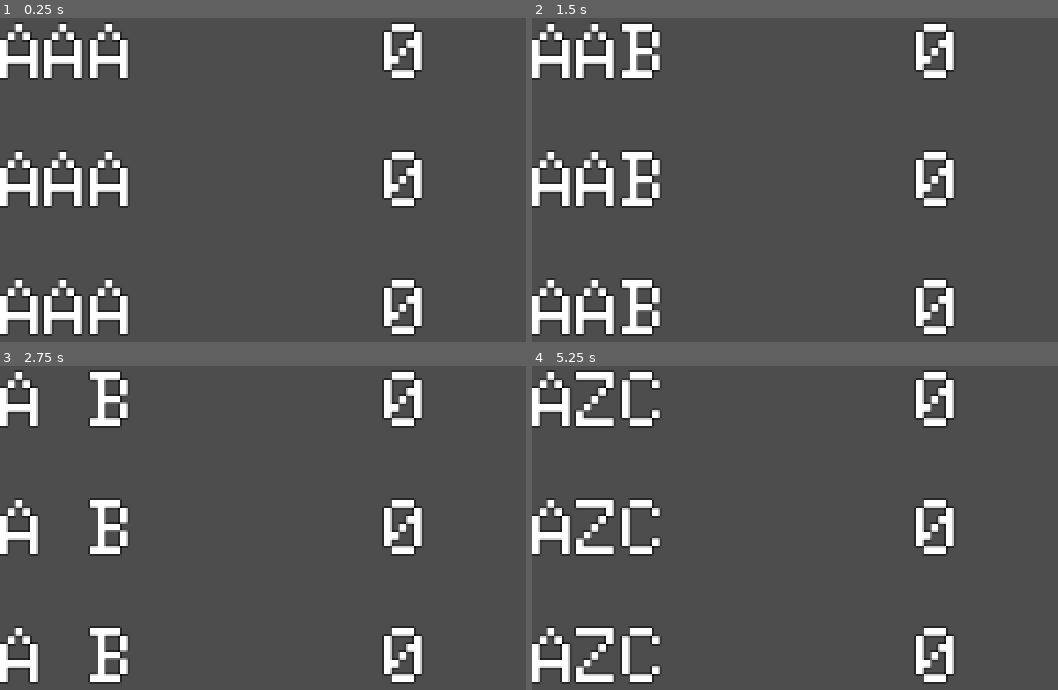
Above: before the commit, frames 1-4 (two rows, left to right).
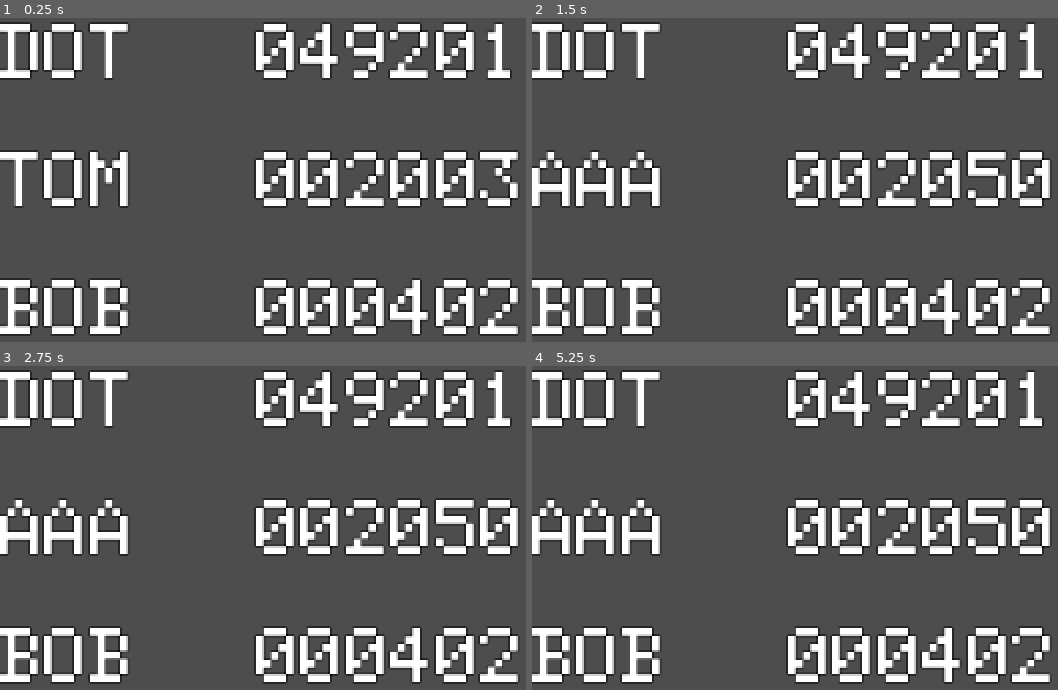
Above: after the commit, the same moments.

Repository: eagle-eye-scouter/GGJ_BubbleBlowing
Game: Godot game, scene res://scenes/scoreboard.tscn
Same seed, same stepped clock (60 frames per second), same inputs: the game is played once before the commit and once after it. This scene is started directly instead of the project's main scene.
Inputs:
- Up to frame 1 (0.25 s): no input
- Up to frame 2 (1.5 s): tap Enter (ui_accept) at 0.5 s; hold Right (ui_right) 0.53-1.28 s; hold Enter (ui_accept) 0.53-1.28 s; hold Down (ui_down) from 1.28 s (still down); tap Space (player_breath) at 1.35 s
- Up to frame 3 (2.75 s): tap Enter (ui_accept) at 1.52, 1.55, 1.82, 2 s; release Down (ui_down) at 2.03 s; hold Right (ui_right) from 2.03 s (still down); hold Enter (ui_accept) from 2.03 s (still down)
- Up to frame 4 (5.25 s): release Right (ui_right) at 2.78 s; release Enter (ui_accept) at 2.78 s; hold Up (ui_up) 2.78-3.53 s; tap Space (player_breath) at 2.85, 4.35 s; tap Enter (ui_accept) at 3.02, 3.05, 3.32, 3.5, 4.52, 4.55, 4.82 s; hold Enter (ui_accept) 3.53-4.28 s; hold Left (ui_left) 3.53-5.03 s; hold Down (ui_down) from 5.03 s (still down); hold Enter (ui_accept) from 5.03 s (still down)

The runs differ from the first frame. In frame 1, 22% of the frame differs, in the area x 0-99%, y 1-99%; in frame 2, 19%; in frame 3, 20%; in frame 4, 21%.

Commit message:
Scoreboard functionality; can add scores

Diff:
--- a/project.godot
+++ b/project.godot
@@ -24,10 +24,6 @@
 [dotnet]
 
 project/assembly_name="BubbleBlower"
-
-[global_group]
-
-GumBubble="The bubble that the player chews"
 
 [input]
 
@@ -70,12 +66,6 @@
 ]
 }
 
-[layer_names]
-
-2d_physics/layer_1="Solid"
-2d_physics/layer_2="Pop"
-2d_physics/layer_3="Bubble"
-
 [rendering]
 
 textures/canvas_textures/default_texture_filter=0
--- a/scenes/score_entry.tscn
+++ b/scenes/score_entry.tscn
@@ -5,24 +5,20 @@
 
 [node name="Score Entry" type="Node2D"]
 script = ExtResource("1_wyc6y")
+p_name = "TOM"
+p_score = 1000
 
 [node name="Name" type="Label" parent="."]
 offset_right = 40.0
 offset_bottom = 23.0
-text = "NAME"
+text = "AAA"
 label_settings = ExtResource("2_1ht85")
 metadata/_edit_use_anchors_ = true
 
 [node name="Score" type="Label" parent="."]
-offset_left = 192.0
-offset_right = 327.0
+offset_left = 128.0
+offset_right = 263.0
 offset_bottom = 35.0
-text = "SCORE"
+text = "000200"
 label_settings = ExtResource("2_1ht85")
 metadata/_edit_use_anchors_ = true
-
-[node name="Timer" type="Timer" parent="."]
-wait_time = 0.75
-autostart = true
-
-[connection signal="timeout" from="Timer" to="." method="_on_timer_timeout"]
--- a/scenes/scoreboard.tscn
+++ b/scenes/scoreboard.tscn
@@ -1,6 +1,7 @@
-[gd_scene load_steps=2 format=3 uid="uid://bi1iy3b1bjabh"]
+[gd_scene load_steps=3 format=3 uid="uid://m24coaqulwcp"]
 
 [ext_resource type="PackedScene" uid="uid://yeplf5s6wa2n" path="res://scenes/score_entry.tscn" id="1_6sl18"]
+[ext_resource type="Script" path="res://scripts/scoreboard.gd" id="1_lrco3"]
 
 [node name="Scoreboard" type="Control"]
 layout_mode = 3
@@ -9,11 +10,22 @@
 anchor_bottom = 1.0
 grow_horizontal = 2
 grow_vertical = 2
+script = ExtResource("1_lrco3")
 
 [node name="Score Entry" parent="." instance=ExtResource("1_6sl18")]
+p_name = "DOT"
+p_score = 49201
 
 [node name="Score Entry2" parent="." instance=ExtResource("1_6sl18")]
 position = Vector2(0, 64)
+p_score = 2003
 
 [node name="Score Entry3" parent="." instance=ExtResource("1_6sl18")]
 position = Vector2(0, 128)
+p_name = "BOB"
+p_score = 402
+
+[node name="Timer" type="Timer" parent="."]
+wait_time = 0.75
+
+[connection signal="timeout" from="Timer" to="." method="_on_timer_timeout"]
--- a/scripts/score_entry.gd
+++ b/scripts/score_entry.gd
@@ -1,85 +1,30 @@
 extends Node2D
 
-# Components used to make a score entry
-const ALPHABET = "ABCDEFGHIJKLMNOPQRSTUVWXYZ"
-const NAME_LENGTH = 3
+# Internal values
+@export var p_name: String = "AAA"
+@export var p_score: int = 0
 
 # Components being displayed
-@export var p_name: Label
-@export var p_score: Label
+var disp_name: Label
+var disp_score: Label
 
-# Current position in the name being edited
-var name_pos = 0
-# Current letter in the alphabet being selected
-var alphabet_pos = 0
+func _ready() -> void:
+	disp_name = $Name
+	disp_score = $Score
+	update_display()
 
-# Selection flash
-var is_showing = true
-var flash_timer: Timer
+func get_p_name():
+	return p_name
 
-# Set the references to the labels and their default values
-func _ready():
-	p_name = $Name
-	p_score = $Score
-	flash_timer = $Timer
-	update_name("AAA")
-	update_score(000000)
+func get_p_score():
+	return p_score
 
-func _input(event: InputEvent):
-	if (event.is_action_pressed("ui_down")): # Next letter
-		change_letter(1)
-	elif (event.is_action_pressed("ui_up")): # Previous letter
-		change_letter(-1)
-	elif (event.is_action_pressed("ui_right")): # Next letter name
-		change_name(1)
-	elif (event.is_action_pressed("ui_left")): # Previous letter name
-		change_name(-1)
-	elif (event.is_action_pressed("ui_accept")): # Confirm pressed
-		if (name_pos != NAME_LENGTH-1): # Not selected last letter
-			change_name(1)
-		else: # Confirming last letter
-			flash_timer.stop()
-			toggle_letter(true)
+func update_name(new_name):
+	p_name = new_name
 
-# Calculates new alphabet index when selecting letters
-func change_letter(dir: int):
-	# Restore the current letter
-	toggle_letter(true)
-	# Reset flash timer
-	flash_timer.start()
-	# Switch selected letter to new letter
-	alphabet_pos = (alphabet_pos + dir) % ALPHABET.length()
-	p_name.text[name_pos] = ALPHABET[alphabet_pos]
+func update_score(new_score):
+	p_score = new_score
 
-# Calculates new letter index in the name
-func change_name(dir: int):
-	# Restore the current letter
-	toggle_letter(true)
-	# Reset flash timer
-	flash_timer.start()
-	# Switch selected letter to existing letter
-	name_pos = (name_pos + dir) % NAME_LENGTH
-	alphabet_pos = ALPHABET.find(p_name.text[name_pos])
-	# Flash to show that the letter is being selected
-	toggle_letter(false)
-
-# Update the display for the name
-func update_name(new_name: String):
-	p_name.text = new_name
-
-# Update the display for the score
-func update_score(new_score: int):
-	p_score.text = str(new_score)
-
-func _on_timer_timeout():
-	is_showing = !is_showing
-	toggle_letter(is_showing)
-
-func toggle_letter(show):
-	if (show):
-		p_name.text[name_pos] = ALPHABET[alphabet_pos]
-	else:
-		p_name.text[name_pos] = " "
-
-	# Toggle display status
-	is_showing = show
+func update_display():
+	disp_name.text = p_name
+	disp_score.text = "%06d" % p_score
--- a/scripts/scoreboard.gd
+++ b/scripts/scoreboard.gd
@@ -1 +1,117 @@
 extends Control
+
+var entries: Array
+
+# Components used to make a score entry
+const ALPHABET = "ABCDEFGHIJKLMNOPQRSTUVWXYZ"
+const NAME_LENGTH = 3
+
+# Current entry being edited
+var entry = null
+# Current position in the name being edited
+var name_pos = 0
+# Current letter in the alphabet being selected
+var alphabet_pos = 0
+
+var new_name = "AAA"
+
+# Selection flash
+var is_showing = true
+var flash_timer: Timer
+
+# Set the references to the labels and their values
+func _ready():
+	entries = get_children()
+	flash_timer = $Timer
+	receive_score(2050)
+
+# Compare new score with existing scores
+# If score is not noteworthy, it won't be added to the list
+func receive_score(new_score):
+	entry = null
+	for old_entry in entries:
+		# Noteworthy score, clear old one and update with new one
+		if (new_score > old_entry.get_p_score()):
+			entry = old_entry
+			update_name(new_name)
+			update_score(new_score)
+			flash_timer.start()
+			break
+
+func _input(event: InputEvent):
+	# Score is not noteworthy, don't receive edit inputs
+	if (!entry):
+		if (event.is_action_pressed("ui_accept")):
+			return # Exit screen
+		else:
+			return
+
+	# New score on the board
+	if (event.is_action_pressed("ui_down")): # Next letter
+		change_letter(1)
+	elif (event.is_action_pressed("ui_up")): # Previous letter
+		change_letter(-1)
+	elif (event.is_action_pressed("ui_right")): # Next letter name
+		change_name(1)
+	elif (event.is_action_pressed("ui_left")): # Previous letter name
+		change_name(-1)
+	elif (event.is_action_pressed("ui_accept")): # Confirm pressed
+		if (name_pos != NAME_LENGTH-1): # Not selected last letter
+			change_name(1)
+		else: # Confirming last letter
+			flash_timer.paused = true
+			flash_timer.stop()
+			toggle_letter(true)
+			update_display()
+			entry = null
+			return # Exit screen
+	update_display()
+
+# Calculates new alphabet index when selecting letters
+func change_letter(dir: int):
+	# Restore the current letter
+	toggle_letter(true)
+	# Switch selected letter to new letter
+	alphabet_pos = (alphabet_pos + dir) % ALPHABET.length()
+	new_name[name_pos] = ALPHABET[alphabet_pos]
+	update_name(new_name)
+
+# Calculates new letter index in the name
+func change_name(dir: int):
+	# Restore the current letter
+	toggle_letter(true)
+	# Reset flash timer
+	flash_timer.start()
+	# Switch selected letter to existing letter
+	name_pos = (name_pos + dir) % NAME_LENGTH
+	alphabet_pos = ALPHABET.find(entry.get_p_name()[name_pos])
+	# Flash to show that the letter is being selected
+	toggle_letter(false)
+
+# Update the internals for the name
+func update_name(new_p_name: String):
+	entry.update_name(new_p_name)
+
+# Update the internals for the score
+func update_score(new_p_score: int):
+	entry.update_score(new_p_score)
+
+func update_display():
+	entry.update_display()
+
+func _on_timer_timeout():
+	is_showing = !is_showing
+	toggle_letter(is_showing)
+
+func toggle_letter(display):
+	if (display):
+		new_name[name_pos] = ALPHABET[alphabet_pos]
+		update_name(new_name)
+		flash_timer.start() # Reset flash timer, primarily for edits
+	else:
+		new_name[name_pos] = " "
+		update_name(new_name)
+
+	# Toggle display status
+	is_showing = display
+	update_display()
Not shown, added: assets/sounds/down_beep.mp3.import
Not shown, added: assets/sounds/select.mp3.import
Not shown, added: assets/sounds/up_beep.mp3.import
Renamed: scenes/game.gd -> scripts/game.gd
Not shown, added: assets/sounds/down_beep.mp3
Not shown, added: assets/sounds/select.mp3
Not shown, added: assets/sounds/up_beep.mp3
